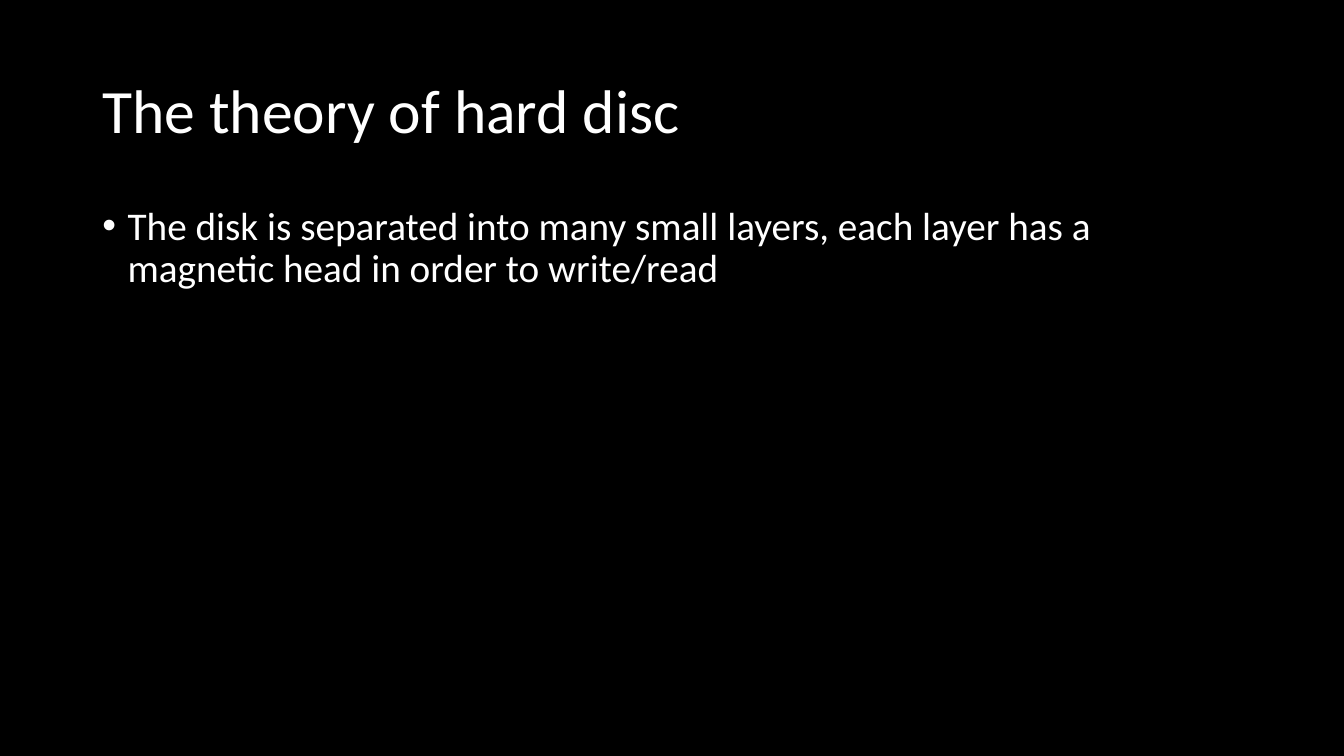
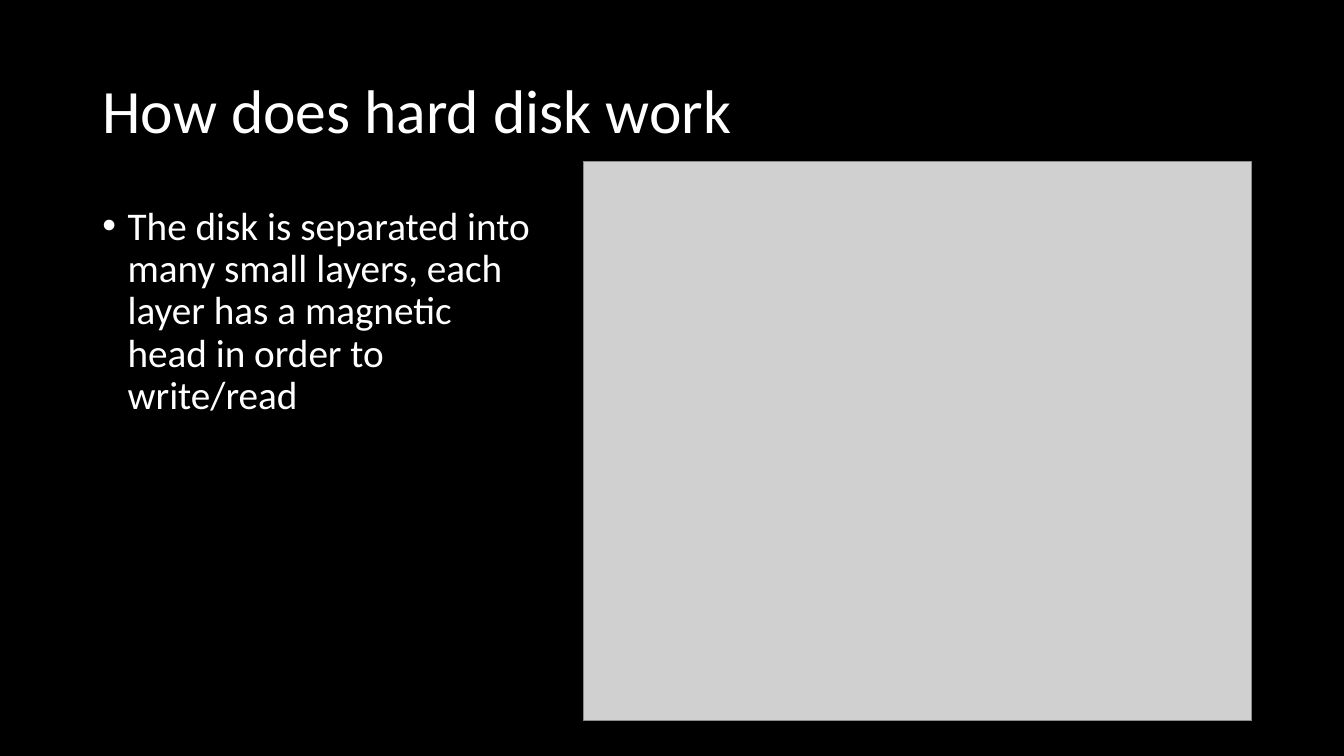
Before and after one commit to linzexinmasterchief/SchoolWorks, a slide deck: slide 10 of computerScience/hard disc.pptx (slide 7 before the commit). Drawn at 1344x756 pixels with LibreOffice and Linux fonts; fonts in the diff are those of the drawing; grey boxes stand for pictures. Boxes give left, top, right and bottom in pixels: in the first picture for what was removed or moved away, otherwise in the second. Text is boxed around its words. In the diff, an @@ line names an element or a change of style, - is before the commit and + after.

```diff
--- a/computerScience/hard disc.pptx
+++ b/computerScience/hard disc.pptx
@@ title at bbox=[102, 90, 731, 134]: text changed @@
-The theory of hard disc
+How does hard disk work
@@ picture added at bbox=[584, 161, 1252, 720] @@
@@ text "The disk is separated into ..." rewrapped from bbox=[128, 212, 1091, 289] to bbox=[128, 212, 530, 411] @@
```
Also in this commit, not shown: 5 other slides changed, 6 slides added, 3 slides removed, 3 other files.
